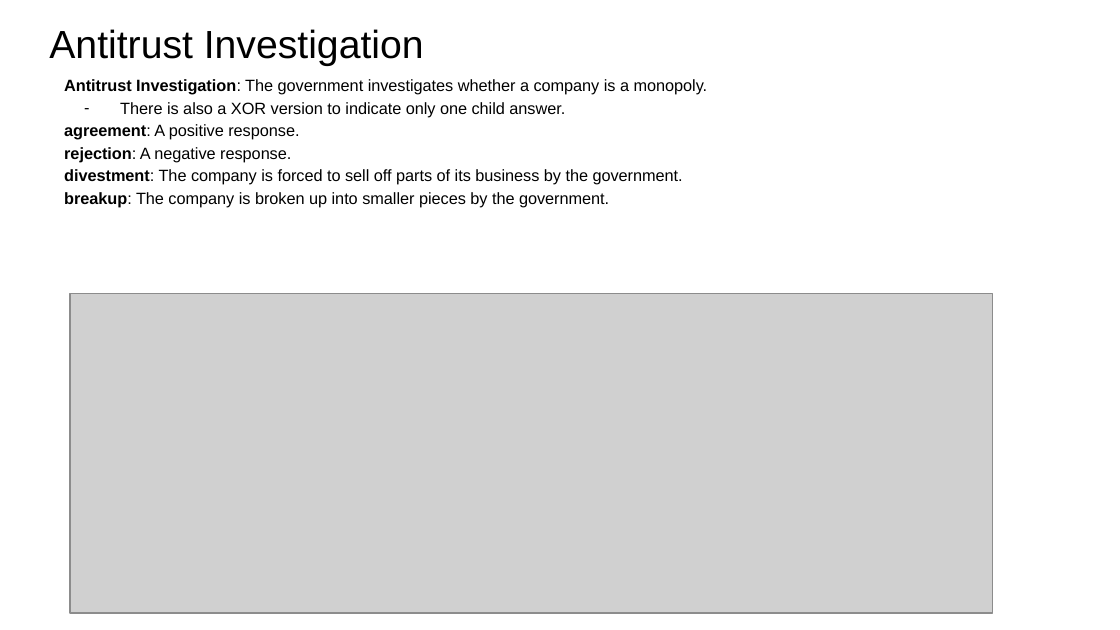
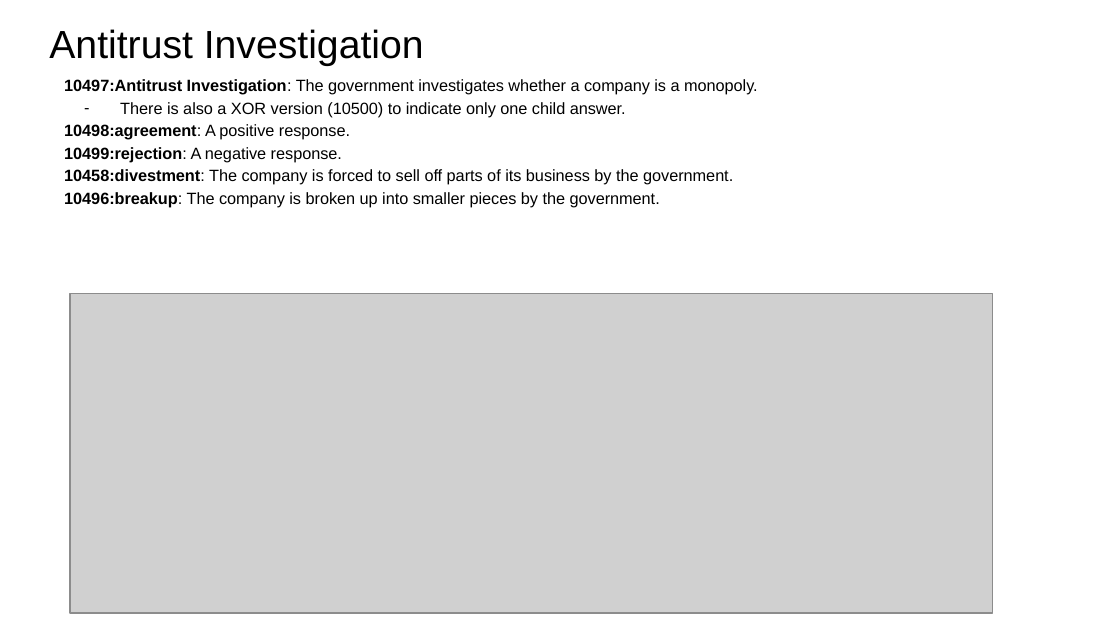
Before and after one commit to RESIN-KAIROS/schemalib, a slide deck: slide 11 of hrf/business_change.pptx. Drawn at 1120x630 pixels with LibreOffice and Linux fonts; fonts in the diff are those of the drawing; grey boxes stand for pictures. Boxes give left, top, right and bottom in pixels: in the first picture for what was removed or moved away, otherwise in the second. Text is boxed around its words. In the diff, an @@ line names an element or a change of style, - is before the commit and + after.

```diff
--- a/hrf/business_change.pptx
+++ b/hrf/business_change.pptx
@@ text at box(64, 79, 758, 208): text changed @@
-Antitrust Investigation: The government investigates whether a company is a monopoly.
-– There is also a XOR version to indicate only one child answer.
-agreement: A positive response.
-rejection: A negative response.
-divestment: The company is forced to sell off parts of its business by the government.
-breakup: The company is broken up into smaller pieces by the government.
+10497:Antitrust Investigation: The government investigates whether a company is a monopoly.
+– There is also a XOR version (10500) to indicate only one child answer.
+10498:agreement: A positive response.
+10499:rejection: A negative response.
+10458:divestment: The company is forced to sell off parts of its business by the government.
+10496:breakup: The company is broken up into smaller pieces by the government.
```
Also in this commit, not shown: 8 other slides changed, 39 other files.
